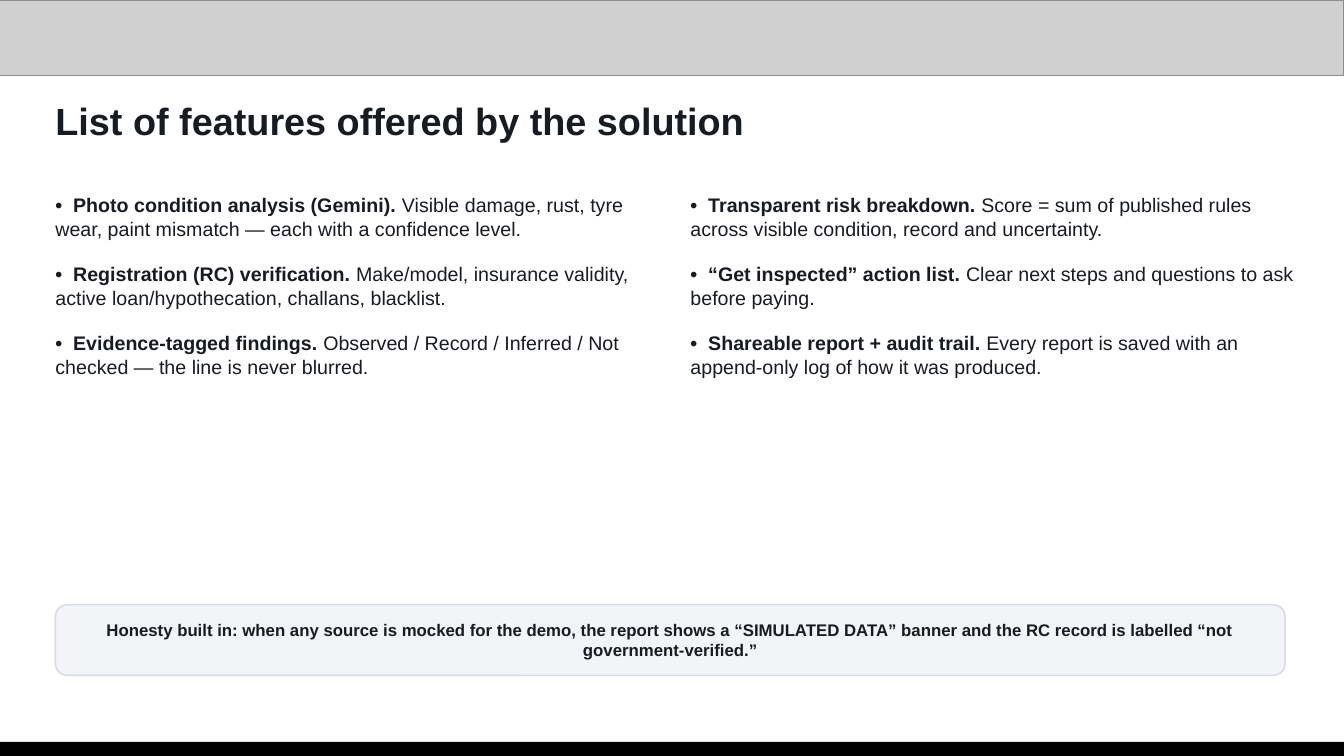
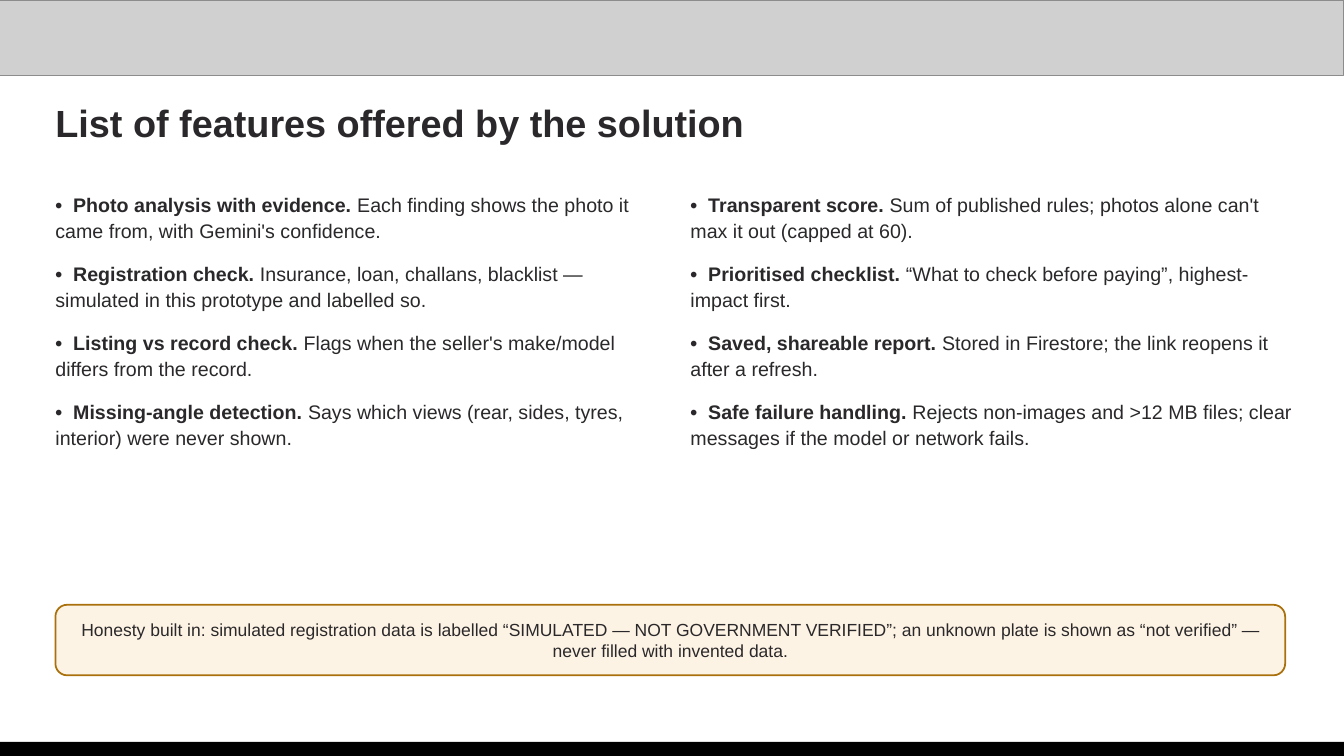
Before and after one commit to radhikaaudi/Veriqo, a slide deck: slide 4 of docs/Veriqo_AI_Builder_Cup_Deck.pptx. Drawn at 1344x756 pixels with LibreOffice and Linux fonts; fonts in the diff are those of the drawing; grey boxes stand for pictures. Boxes give left, top, right and bottom in pixels: in the first picture for what was removed or moved away, otherwise in the second. Text is boxed around its words. In the diff, an @@ line names an element or a change of style, - is before the commit and + after.

Commit message:
data eval

```diff
--- a/docs/Veriqo_AI_Builder_Cup_Deck.pptx
+++ b/docs/Veriqo_AI_Builder_Cup_Deck.pptx
@@ text "List of features offered by ..." at (55, 109, 744, 144): text colour #171B22 to #2A282A; line spacing 1.05 to 1.08 @@
@@ text at (55, 197, 629, 449): text changed; text colour #171B22 to #2A282A @@
-• Photo condition analysis (Gemini). Visible damage, rust, tyre wear, paint mismatch — each with a confidence level.
-• Registration (RC) verification. Make/model, insurance validity, active loan/hypothecation, challans, blacklist.
-• Evidence-tagged findings. Observed / Record / Inferred / Not checked — the line is never blurred.
+• Photo analysis with evidence. Each finding shows the photo it came from, with Gemini's confidence.
+• Registration check. Insurance, loan, challans, blacklist — simulated in this prototype and labelled so.
+• Listing vs record check. Flags when the seller's make/model differs from the record.
+• Missing-angle detection. Says which views (rear, sides, tyres, interior) were never shown.
@@ text at (690, 197, 1292, 449): text changed; text colour #171B22 to #2A282A @@
-• Transparent risk breakdown. Score = sum of published rules across visible condition, record and uncertainty.
-• “Get inspected” action list. Clear next steps and questions to ask before paying.
-• Shareable report + audit trail. Every report is saved with an append-only log of how it was produced.
+• Transparent score. Sum of published rules; photos alone can't max it out (capped at 60).
+• Prioritised checklist. “What to check before paying”, highest-impact first.
+• Saved, shareable report. Stored in Firestore; the link reopens it after a refresh.
+• Safe failure handling. Rejects non-images and >12 MB files; clear messages if the model or network fails.
@@ rounded rectangle "Honesty built in: simulated registration ..." at (55, 605, 1286, 676): fill #F2F4F7 to #FDF3E4; outline #D4DAE2 1 pt to #A9700C 1.25 pt @@
@@ text in rounded rectangle at (81, 623, 1237, 657): text changed; size 12 to 12.5 pt; text colour #171B22 to #2A282A; bold off @@
-Honesty built in: when any source is mocked for the demo, the report shows a “SIMULATED DATA” banner and the RC record is labelled “not government-verified.”
+Honesty built in: simulated registration data is labelled “SIMULATED — NOT GOVERNMENT VERIFIED”; an unknown plate is shown as “not verified” — never filled with invented data.
```
Also in this commit, not shown: 8 other slides changed, 4 slides added, 4 slides removed, 19 other files.
